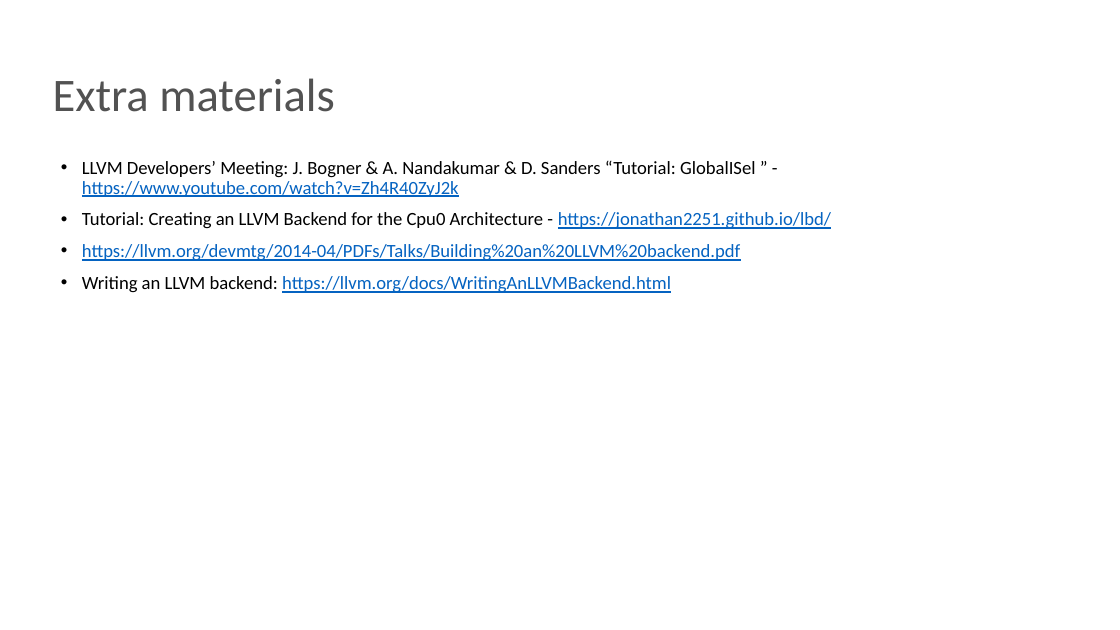
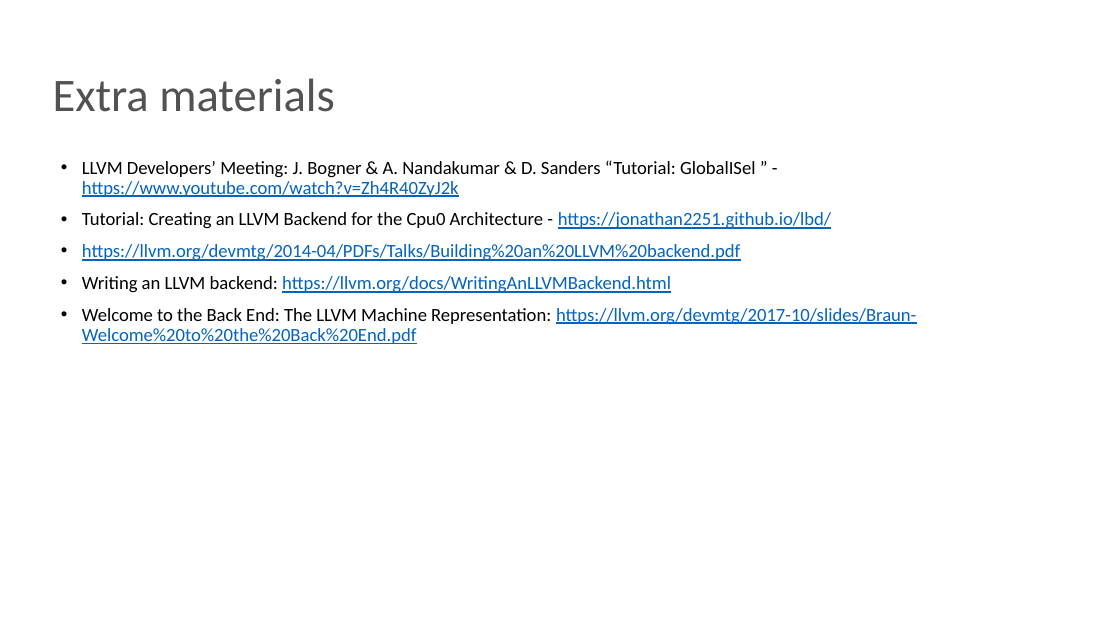
Before and after one commit to NN-complr-tech/Complr-course-lectures, a slide deck: slide 35 of 08-Backends-1.pptx (slide 32 before the commit). Drawn at 1120x630 pixels with LibreOffice and Linux fonts; fonts in the diff are those of the drawing. Boxes give left, top, right and bottom in pixels: in the first picture for what was removed or moved away, otherwise in the second. Text is boxed around its words. In the diff, an @@ line names an element or a change of style, - is before the commit and + after.

```diff
--- a/08-Backends-1.pptx
+++ b/08-Backends-1.pptx
@@ text at bbox=[82, 308, 916, 344]: paragraph added @@
+• Welcome to the Back End: The LLVM Machine Representation: https://llvm.org/devmtg/2017-10/slides/Braun-Welcome%20to%20the%20Back%20End.pdf
```
Also in this commit, not shown: 9 other slides changed, 3 slides added.
